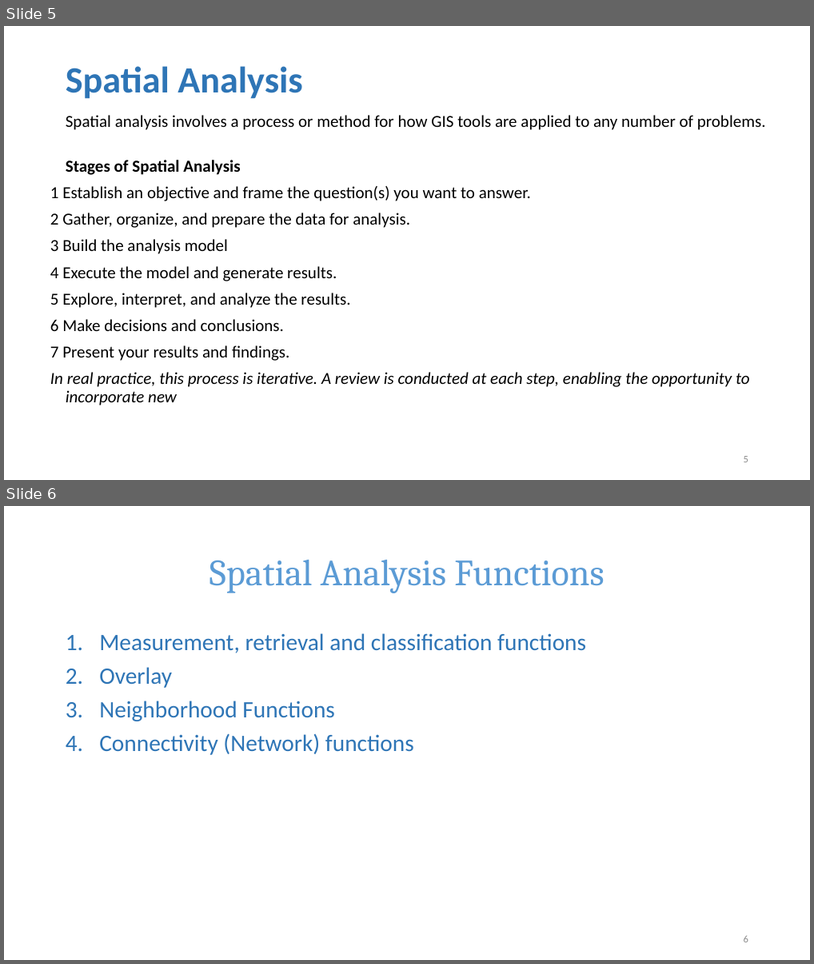
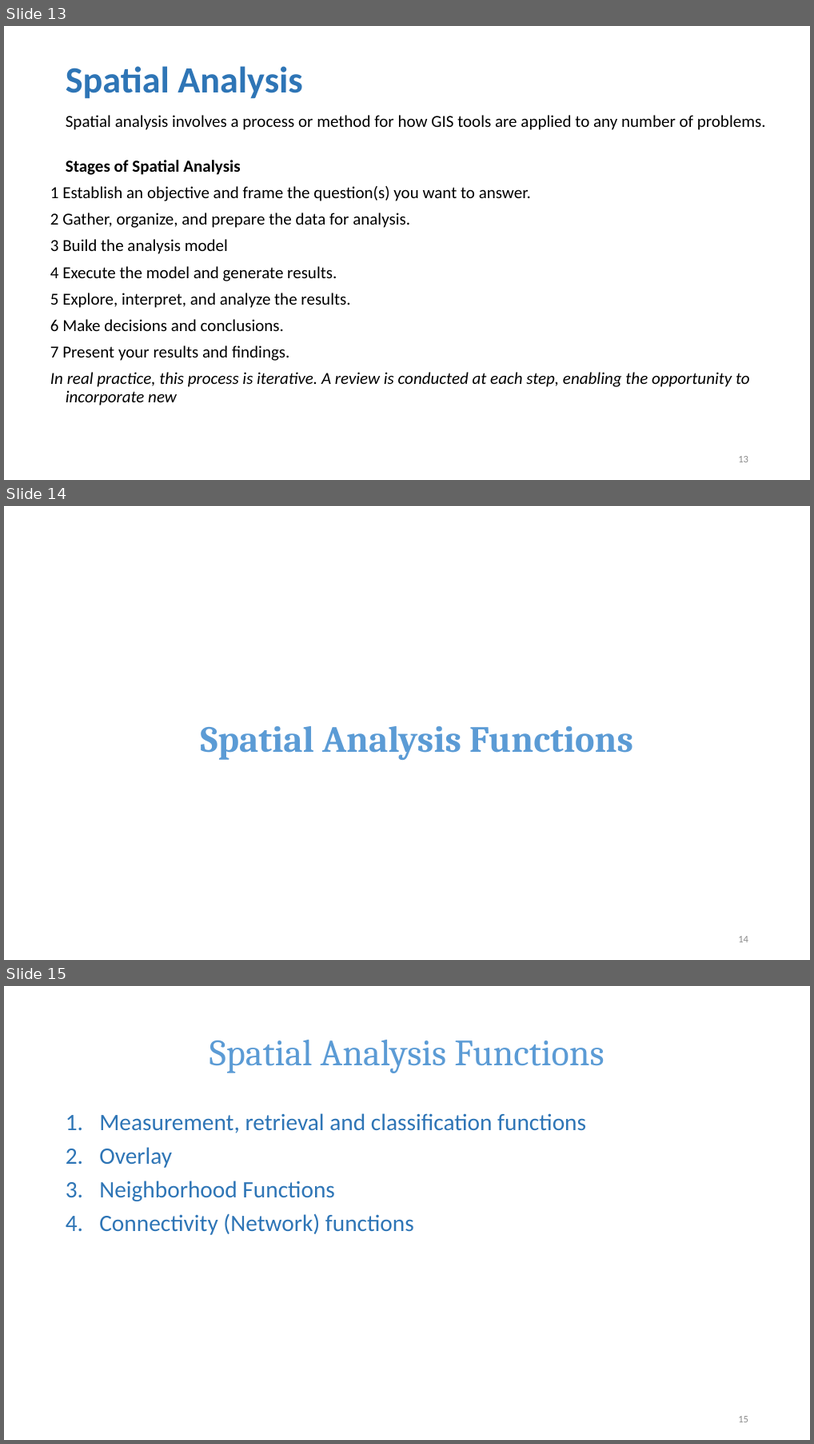
Before and after one commit to geo-canvas/geohydroinformatics, a slide deck: lectures/e) Spatial Analysis/Spatial Analysis.pptx. Shown one above the other, each under a label of ours: slides 5 and 6 before the commit, slides 13, 14 and 15 after it. The pictures are 814x964 and 814x1444 pixels, drawn with LibreOffice and Linux fonts; fonts in the diff are those of the drawing. Boxes give left, top, right and bottom in pixels: in the first picture for what was removed or moved away, otherwise in the second. Text is boxed around its words. In the diff, an @@ line names an element or a change of style, - is before the commit and + after.

```diff
--- a/lectures/e) Spatial Analysis/Spatial Analysis.pptx
+++ b/lectures/e) Spatial Analysis/Spatial Analysis.pptx
@@ slide 14 added at [4,506,810,960], background #FFFFFF @@
@@ title added at [201,726,634,760], 44 pt, text #5B9BD5, bold @@
+Spatial Analysis Functions
@@ page number added at [738,936,749,942], 12 pt, text #8C8C8C @@
+14
@@ what was slide 5 is now slide 13 @@
@@ page number at [738,456,749,462]: text changed @@
-5
+13
@@ what was slide 6 is now slide 15 @@
@@ page number at [738,1416,749,1422]: text changed @@
-6
+15
```
Also in this commit, not shown: 1 slide changed, 8 other slides added, 6 other files.
